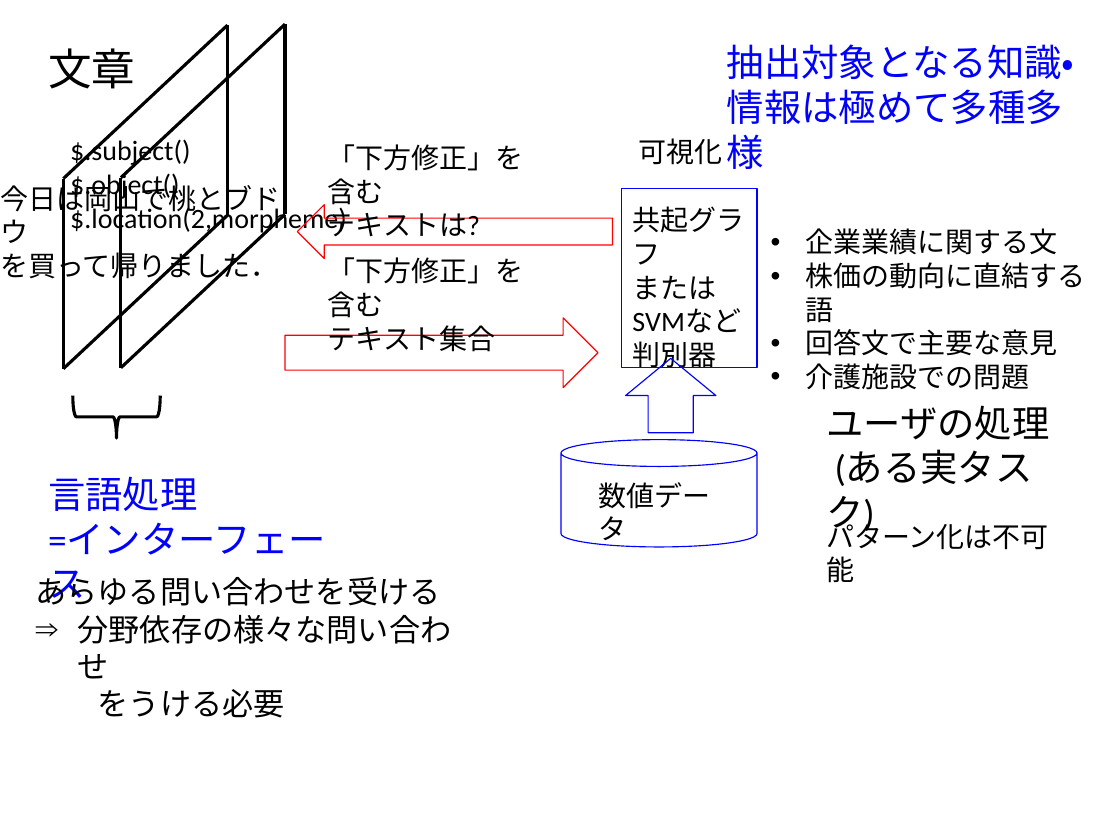
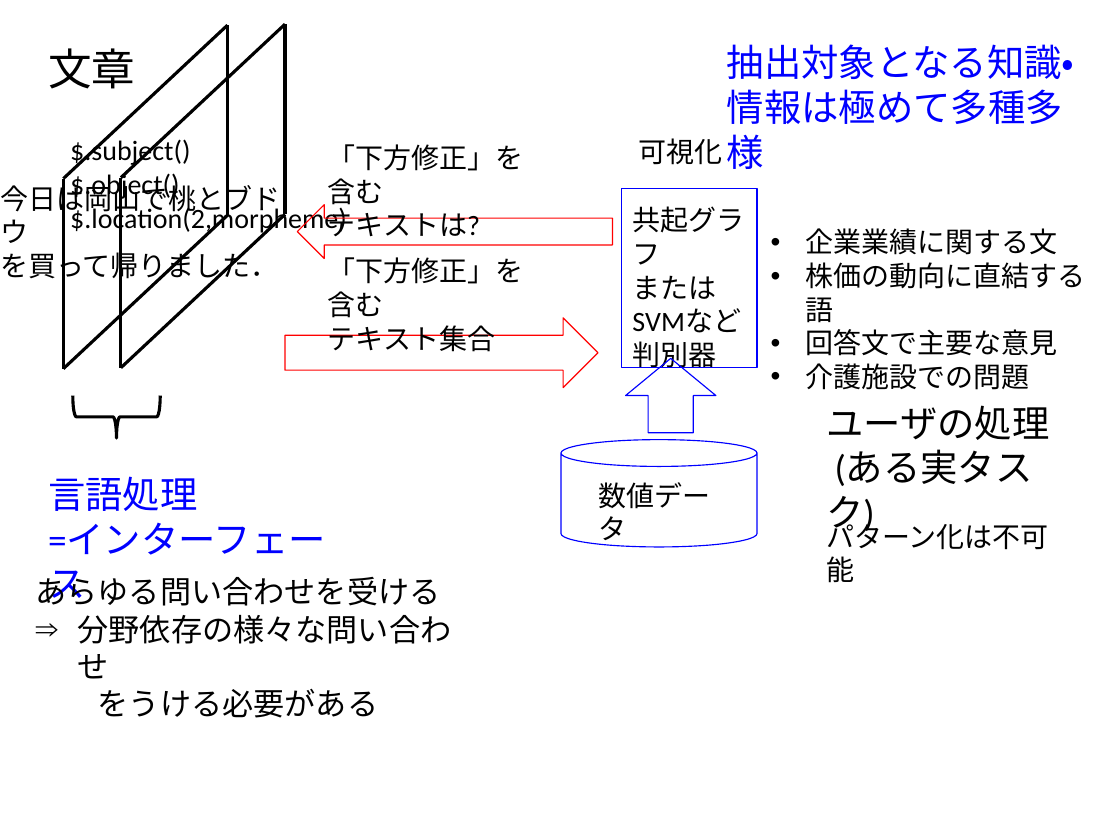
Before and after one commit to koichi609/ws2016, a slide deck: slide 3 of fig/figure.pptx. Drawn at 1120x840 pixels with LibreOffice and Linux fonts; fonts in the diff are those of the drawing. Boxes give left, top, right and bottom in pixels: in the first picture for what was removed or moved away, otherwise in the second. Text is boxed around its words. In the diff, an @@ line names an element or a change of style, - is before the commit and + after.

```diff
--- a/fig/figure.pptx
+++ b/fig/figure.pptx
@@ text at [98, 688, 378, 718]: text changed @@
-をうける必要
+をうける必要がある
```
Also in this commit, not shown: 2 other files.
